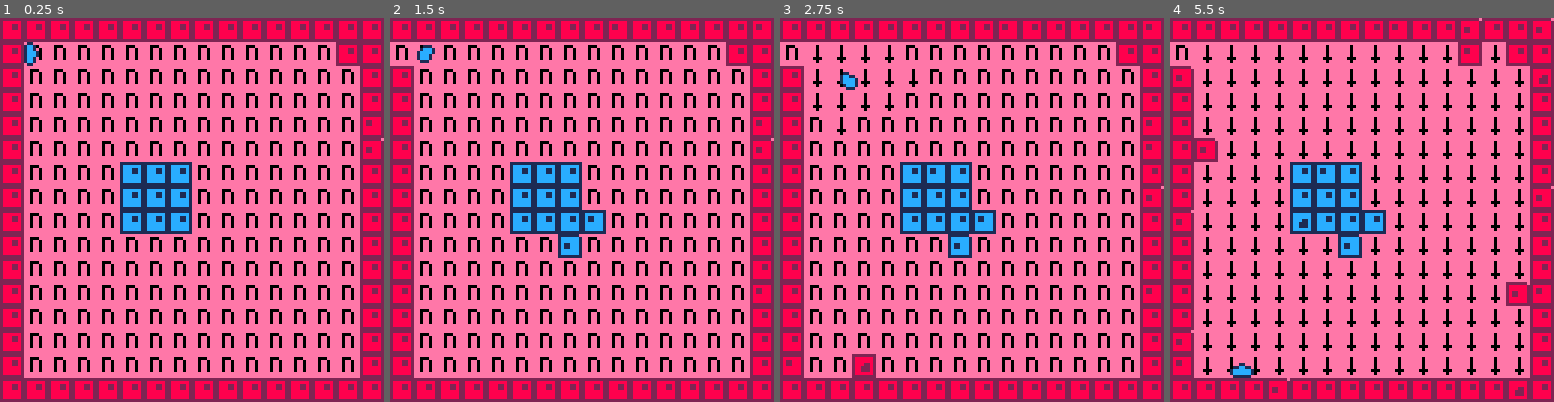
Above: before the commit, frames 1-4 (left to right).
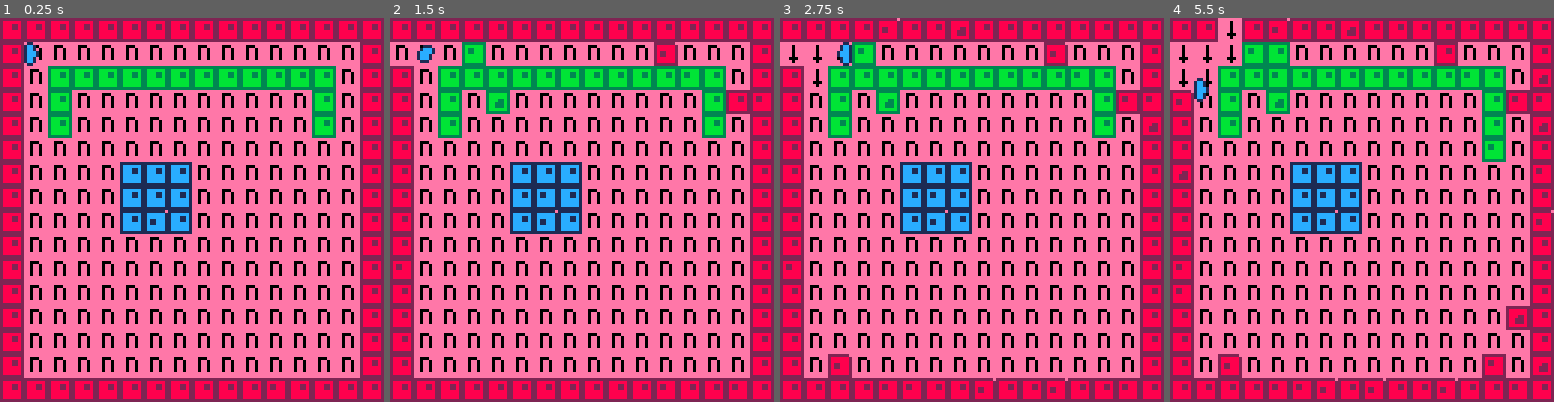
Above: after the commit, the same moments.

Repository: Compynerd255/thehansinator-ludum-dare-38
Game: PICO-8 cartridge game.p8
Same seed, same stepped clock (60 frames per second), same inputs: the game is played once before the commit and once after it.
Inputs:
- Up to frame 1 (0.25 s): no input
- Up to frame 2 (1.5 s): tap X (X key) at 0.33, 1.07 s; tap O (Z key) at 0.7 s
- Up to frame 3 (2.75 s): hold Right 1.6-2.1 s; tap O (Z key) at 1.7, 2.1, 2.5 s; tap X (X key) at 1.85 s; hold Up 2.15-2.42 s; hold Right from 2.47 s (still down)
- Up to frame 4 (5.5 s): tap O (Z key) every 0.4 s from 2.9 to 5.3 s; tap X (X key) at 2.97, 4.08, 5.2 s; release Right at 3.03 s; hold Left 3.08-3.58 s; hold Down 3.63-3.97 s; hold Right 4.02-4.68 s; hold Up 4.73-5.03 s; hold Left from 5.08 s (still down)

The runs differ from the first frame. In frame 1, 6.8% of the frame differs, in the area x 12-100%, y 6-97%; in frame 2, 9.5%; in frame 3, 11%; in frame 4, 29%, in the area x 0-100%, y 0-99%.

Commit message:
Played a little more with current mechanics - will probably scrap them, though

Diff:
--- a/game.p8
+++ b/game.p8
@@ -85,24 +85,27 @@
  x,y,m,changeorders)
 
 local cv = {}
-cv.x=rnd(2)-1
-cv.y=rnd(2)-1
-if m>=1 and m<=4 then
+local vcount = 1
+cv.x=rnd(1)-.5
+cv.y=rnd(1)-.5
+if m>=1 and m<=5 then
  cv=vecdir_add(cv,m-1,1)
+ vcount+=1
 end
 local i
 local j
 for i=-1,1 do
  for j=-1,1 do
  local o=mget(x+i,y+j)
- if o>=1 and o<=4 then
+ if o>=1 and o<=5 then
   cv=vecdir_add(cv,o-1,1)
- end
- end
-end
-
-cv.x /= 10
-cv.y /= 10
+  vcount+=1.5
+ end
+ end
+end
+
+cv.x /= vcount
+cv.y /= vcount
 
 local newm = m
 
@@ -216,6 +219,7 @@
 end
 
 --check for fall off edge
+--move towards wall to corner
 local belowpos=vecdir_add(
  player,
  dirinfo[4],
@@ -225,7 +229,7 @@
 if not is_solid(
  belowpos.x,
  belowpos.y)
- then
+then
   player.sticking=false
 end
 
@@ -270,7 +274,8 @@
 end
 
 
---press ❎ to destroy cell
+--press ❎ to destroy cell,
+--pushing into area beneath
 if btnp(5) then
  if is_solid(
   belowpos.x,
@@ -279,11 +284,12 @@
   local m=mget(
    flr(belowpos.x),
    flr(belowpos.y))
-  local mcol=flr((m-16)/4)
-  mset(
-   flr(belowpos.x),
-   flr(belowpos.y),
-   5)
+  if m>=16 and m<=31 then
+   mset(
+    flr(belowpos.x),
+    flr(belowpos.y),
+    5)
+  end
  end
 end
 
@@ -367,7 +373,8 @@
  {-1,0},
  {1,0},
  {0,-1},
- {0,1}
+ {0,1},
+ {0,0}
 }
 
 function vecdir_add(v,d,mag)
@@ -554,15 +561,15 @@
 0000000000000000000000000000000000000000000000000000000000000000000000000000000000000000000000000000000000000000000000000000000000000000000000000000000000000000000000000000000000000000000000000000000000000000000000000000000000000000000000000000000000000000
 __map__
 1010101010101010101010101010101000000000000000000000000000000000000000000000000000000000000000000000000000000000000000000000000000000000000000000000000000000000000000000000000000000000000000000000000000000000000000000000000000000000000000000000000000000000
-1005050505050505050505050505101000000000000000000000000000000000000000000000000000000000000000000000000000000000000000000000000000000000000000000000000000000000000000000000000000000000000000000000000000000000000000000000000000000000000000000000000000000000
 1005050505050505050505050505051000000000000000000000000000000000000000000000000000000000000000000000000000000000000000000000000000000000000000000000000000000000000000000000000000000000000000000000000000000000000000000000000000000000000000000000000000000000
-1005050505050505050505050505051000000000000000000000000000000000000000000000000000000000000000000000000000000000000000000000000000000000000000000000000000000000000000000000000000000000000000000000000000000000000000000000000000000000000000000000000000000000
-1005050505050505050505050505051000000000000000000000000000000000000000000000000000000000000000000000000000000000000000000000000000000000000000000000000000000000000000000000000000000000000000000000000000000000000000000000000000000000000000000000000000000000
-1005050505050505050505050505051000000000000000000000000000000000000000000000000000000000000000000000000000000000000000000000000000000000000000000000000000000000000000000000000000000000000000000000000000000000000000000000000000000000000000000000000000000000
-1005050505141414050505050505051000000000000000000000000000000000000000000000000000000000000000000000000000000000000000000000000000000000000000000000000000000000000000000000000000000000000000000000000000000000000000000000000000000000000000000000000000000000
-1005050505141414050505050505051000000000000000000000000000000000000000000000000000000000000000000000000000000000000000000000000000000000000000000000000000000000000000000000000000000000000000000000000000000000000000000000000000000000000000000000000000000000
-1005050505141414050505050505051000000000000000000000000000000000000000000000000000000000000000000000000000000000000000000000000000000000000000000000000000000000000000000000000000000000000000000000000000000000000000000000000000000000000000000000000000000000
-1005050505050505050505050505051000000000000000000000000000000000000000000000000000000000000000000000000000000000000000000000000000000000000000000000000000000000000000000000000000000000000000000000000000000000000000000000000000000000000000000000000000000000
+1005181818181818181818181818051000000000000000000000000000000000000000000000000000000000000000000000000000000000000000000000000000000000000000000000000000000000000000000000000000000000000000000000000000000000000000000000000000000000000000000000000000000000
+1005180505050505050505050518051000000000000000000000000000000000000000000000000000000000000000000000000000000000000000000000000000000000000000000000000000000000000000000000000000000000000000000000000000000000000000000000000000000000000000000000000000000000
+1005180505050505050505050518051000000000000000000000000000000000000000000000000000000000000000000000000000000000000000000000000000000000000000000000000000000000000000000000000000000000000000000000000000000000000000000000000000000000000000000000000000000000
+1005050505030303050505050505051000000000000000000000000000000000000000000000000000000000000000000000000000000000000000000000000000000000000000000000000000000000000000000000000000000000000000000000000000000000000000000000000000000000000000000000000000000000
+1005050501141414020505050505051000000000000000000000000000000000000000000000000000000000000000000000000000000000000000000000000000000000000000000000000000000000000000000000000000000000000000000000000000000000000000000000000000000000000000000000000000000000
+1005050501141414020505050505051000000000000000000000000000000000000000000000000000000000000000000000000000000000000000000000000000000000000000000000000000000000000000000000000000000000000000000000000000000000000000000000000000000000000000000000000000000000
+1005050501141414020505050505051000000000000000000000000000000000000000000000000000000000000000000000000000000000000000000000000000000000000000000000000000000000000000000000000000000000000000000000000000000000000000000000000000000000000000000000000000000000
+1005050505040404050505050505051000000000000000000000000000000000000000000000000000000000000000000000000000000000000000000000000000000000000000000000000000000000000000000000000000000000000000000000000000000000000000000000000000000000000000000000000000000000
 1005050505050505050505050505051000000000000000000000000000000000000000000000000000000000000000000000000000000000000000000000000000000000000000000000000000000000000000000000000000000000000000000000000000000000000000000000000000000000000000000000000000000000
 1005050505050505050505050505051000000000000000000000000000000000000000000000000000000000000000000000000000000000000000000000000000000000000000000000000000000000000000000000000000000000000000000000000000000000000000000000000000000000000000000000000000000000
 1005050505050505050505050505051000000000000000000000000000000000000000000000000000000000000000000000000000000000000000000000000000000000000000000000000000000000000000000000000000000000000000000000000000000000000000000000000000000000000000000000000000000000
